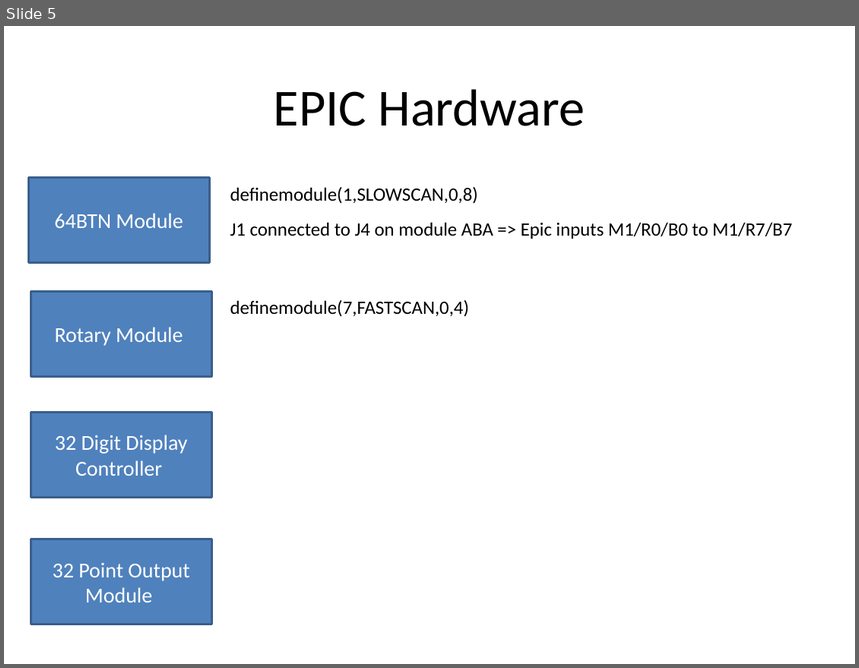
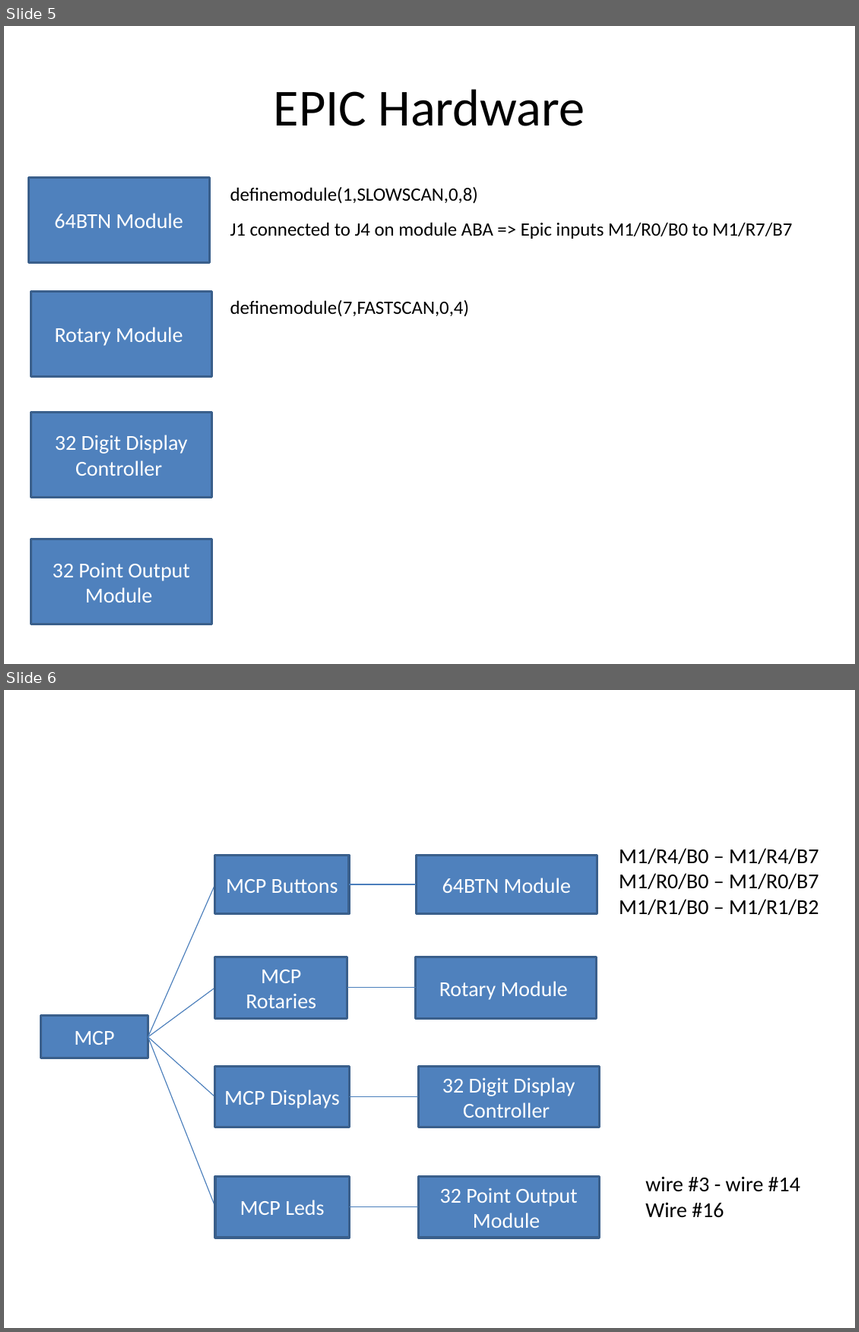
Before and after one commit to kockie69/747-400, a slide deck: 747-400 EPIC.pptx. Shown one above the other, each under a label of ours: slide 5 before the commit, slides 5 and 6 after it. The pictures are 859x668 and 859x1332 pixels, drawn with LibreOffice and Linux fonts; fonts in the diff are those of the drawing. Boxes give left, top, right and bottom in pixels: in the first picture for what was removed or moved away, otherwise in the second. Text is boxed around its words. In the diff, an @@ line names an element or a change of style, - is before the commit and + after.

Commit message:
Code optimized and MCP leds checked

```diff
--- a/747-400 EPIC.pptx
+++ b/747-400 EPIC.pptx
@@ slide 6 added at bbox=[4, 690, 855, 1328], background #FFFFFF @@
@@ text added at bbox=[619, 848, 819, 916], 18 pt, text #000000 @@
+M1/R4/B0 – M1/R4/B7
+M1/R0/B0 – M1/R0/B7
+M1/R1/B0 – M1/R1/B2
@@ rectangle added at bbox=[215, 855, 349, 914], fill #4F81BD, outline #3A5F8C 2 pt, 18 pt, text #FFFFFF @@
+MCP Buttons
@@ rectangle added at bbox=[416, 855, 598, 914], fill #4F81BD, outline #3A5F8C 2 pt, 18 pt, text #FFFFFF @@
+64BTN Module
@@ line added from (148, 1037) to (215, 885), #4B7EBC 0.75 pt @@
@@ line added from (350, 885) to (416, 885), #4B7EBC 0.75 pt @@
@@ rectangle added at bbox=[215, 958, 347, 1018], fill #4F81BD, outline #3A5F8C 2 pt, 18 pt, text #FFFFFF @@
+MCP Rotaries
@@ rectangle added at bbox=[416, 958, 598, 1018], fill #4F81BD, outline #3A5F8C 2 pt, 18 pt, text #FFFFFF @@
+Rotary Module
@@ line added from (148, 1037) to (215, 988), #4B7EBC 0.75 pt @@
@@ line added from (347, 988) to (416, 988), #4B7EBC 0.75 pt @@
@@ rectangle added at bbox=[40, 1016, 148, 1059], fill #4F81BD, outline #3A5F8C 2 pt, 18 pt, text #FFFFFF @@
+MCP
@@ line added from (148, 1037) to (215, 1097), #4B7EBC 0.75 pt @@
@@ line added from (148, 1037) to (215, 1208), #4B7EBC 0.75 pt @@
@@ rectangle added at bbox=[215, 1066, 350, 1128], fill #4F81BD, outline #3A5F8C 2 pt, 18 pt, text #FFFFFF @@
+MCP Displays
@@ rectangle added at bbox=[418, 1066, 600, 1128], fill #4F81BD, outline #3A5F8C 2 pt, 18 pt, text #FFFFFF @@
+32 Digit Display Controller
@@ line added from (350, 1097) to (418, 1097), #4B7EBC 0.75 pt @@
@@ rectangle added at bbox=[215, 1177, 349, 1238], fill #4F81BD, outline #3A5F8C 2 pt, 18 pt, text #FFFFFF @@
+MCP Leds
@@ rectangle added at bbox=[418, 1177, 600, 1238], fill #4F81BD, outline #3A5F8C 2 pt, 18 pt, text #FFFFFF @@
+32 Point Output Module
@@ text added at bbox=[645, 1176, 800, 1218], 18 pt, text #000000 @@
+wire #3 - wire #14
+Wire #16
@@ line added from (350, 1208) to (418, 1208), #4B7EBC 0.75 pt @@
```
Also in this commit, not shown: 1 slide changed, 3 other slides added, 5 other files.
